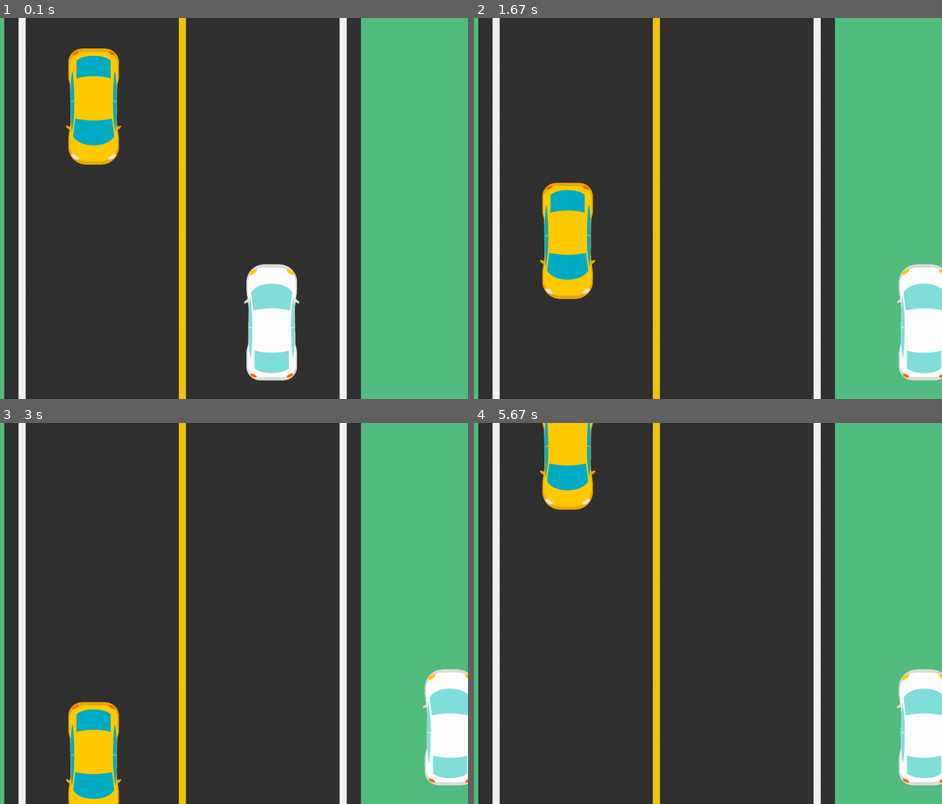
Above: before the commit, frames 1-4 (two rows, left to right).
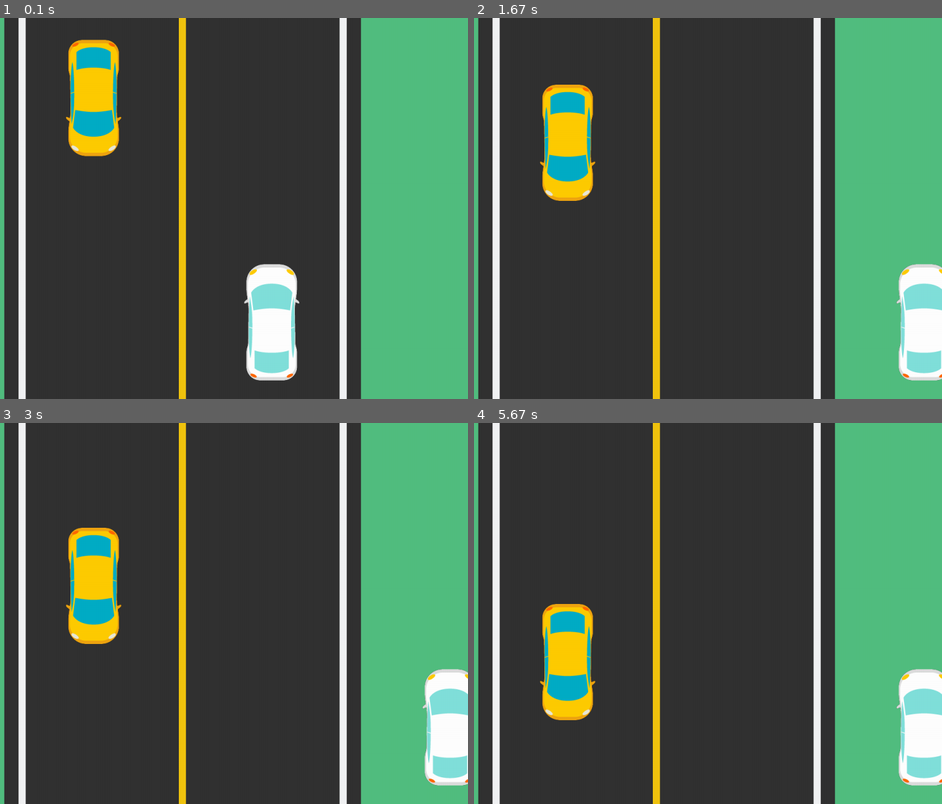
Above: after the commit, the same moments.

Repository: cNickV/traffic-racer-pygame
Game: pygame game, started from trafficgame.py
Two runs of this game, one before a commit and one after it. Both use one fixed random seed, a clock stepped at 60 frames per second and the inputs below.
Inputs:
- Up to frame 1 (0.1 s): no input
- Up to frame 2 (1.67 s): hold Right 0.33-0.8 s; hold Right 0.83-1.3 s; hold Left from 1.33 s (still down)
- Up to frame 3 (3 s): release Left at 1.87 s; hold Left 1.9-2.3 s; hold Right 2.33-2.97 s
- Up to frame 4 (5.67 s): hold Left 3-3.47 s; hold Right 3.5-3.97 s; hold Right 4-4.47 s; hold Left 4.5-5.03 s; hold Left 5.07-5.47 s; hold Right from 5.5 s (still down)

The runs differ from the first frame. In frame 1, 1.7% of the frame differs, in the area x 14-27%, y 5-39%; in frame 2, 5.8%; in frame 3, 5.9%, in the area x 14-27%, y 27-100%; in frame 4, 5.4%.

Commit message:
agregue niveles al juego, cada nivel aumento la velocidad

Diff:
--- a/trafficgame.py
+++ b/trafficgame.py
@@ -8,6 +8,7 @@
 roadmark_w = int(width/80)
 right_lane = width/2 + road_w/4
 left_lane = width/2 - road_w/4
+speed = 1
 
 pygame.init()
 running = True
@@ -31,11 +32,19 @@
 otherCar_loc.center = left_lane, height*0.2
 
 
+counter = 0
 # game loop
 while running:
 
+    # aumento de velocidad y niveles
+    counter += 1
+    if counter == 1024:
+        speed += 0.15
+        counter = 0
+        print(f"level up")
+
     # animar vehículo enemigo
-    otherCar_loc[1] += 3
+    otherCar_loc[1] += speed
     if otherCar_loc[1] > height:
         if random.randint(0, 1) == 0:
             otherCar_loc.center = right_lane, -200
@@ -43,11 +52,13 @@
             otherCar_loc.center = left_lane, -200
 
     # end game
-    if car_loc[0] == otherCar_loc[0] and otherCar_loc[1] > car_loc[1]:
+    if car_loc[0] == otherCar_loc[0] and otherCar_loc[1] > car_loc[1] - 250:
         print("GAME OVER!! PAPU, PERDISTE NOOB")
-        running = False
+        break
 
     for event in pygame.event.get():
+        if event.type == pygame.QUIT:
+            running = False
 
         if event.type == pygame.KEYDOWN:
             if event.key in [K_a, K_LEFT]:
